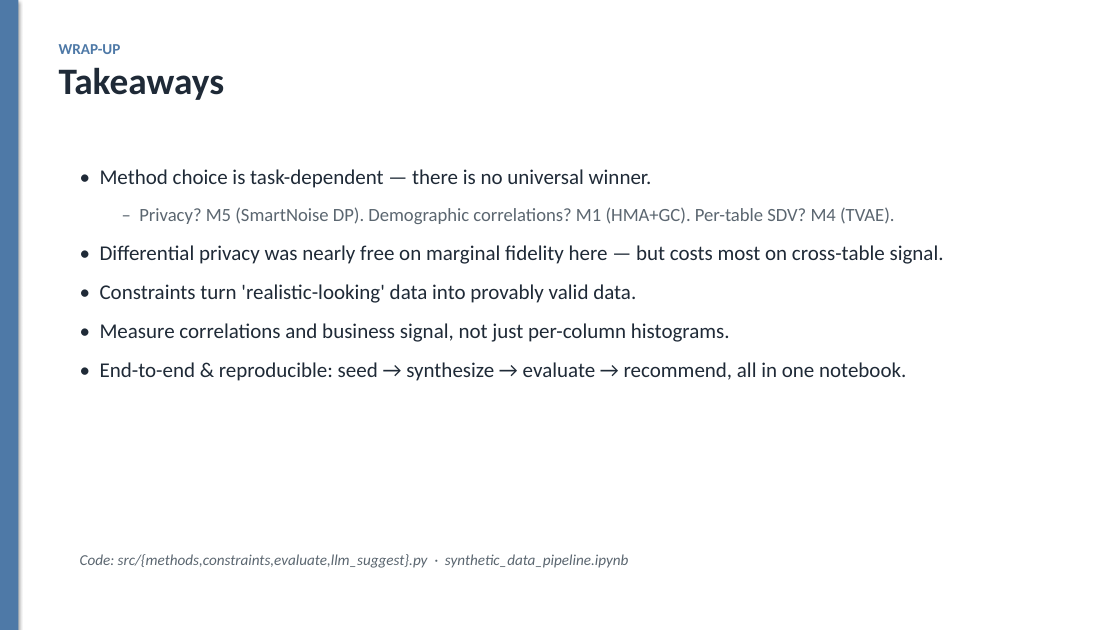
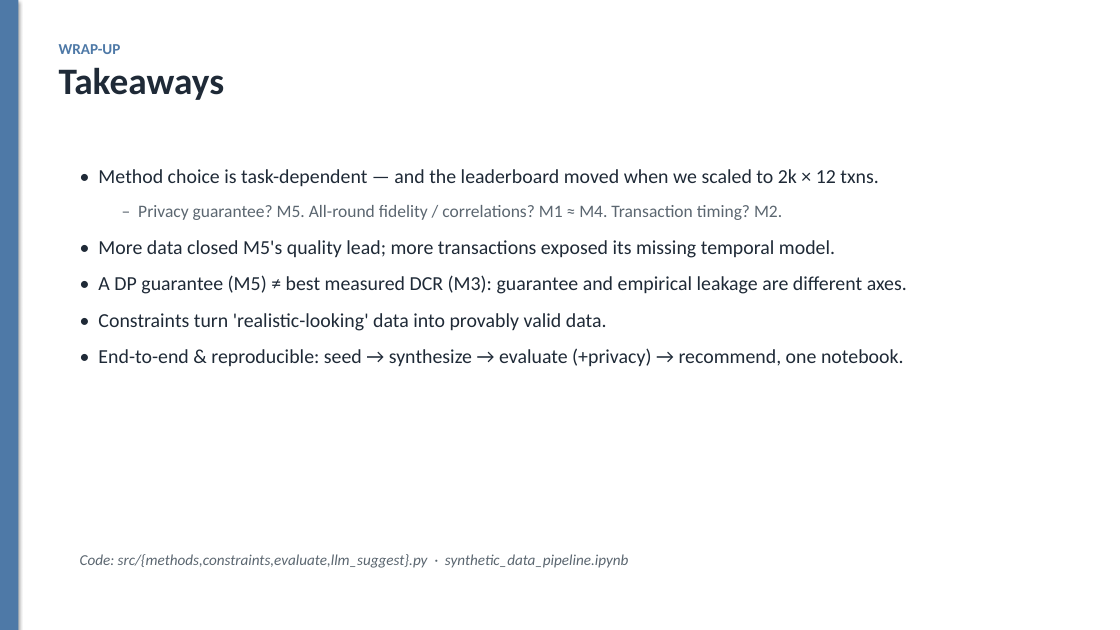
Before and after one commit to dylanwang2111/synthetic_data_gen, a slide deck: slide 19 of slides.pptx (slide 18 before the commit). Drawn at 1120x630 pixels with LibreOffice and Linux fonts; fonts in the diff are those of the drawing. Boxes give left, top, right and bottom in pixels: in the first picture for what was removed or moved away, otherwise in the second. Text is boxed around its words. In the diff, an @@ line names an element or a change of style, - is before the commit and + after.

```diff
--- a/slides.pptx
+++ b/slides.pptx
@@ text at (x1=98, y1=169, x2=907, y2=294): text changed; size 18 to 17 pt @@
-• Method choice is task-dependent — there is no universal winner.
-  – Privacy? M5 (SmartNoise DP). Demographic correlations? M1 (HMA+GC). Per-table SDV? M4 (TVAE).
-• Differential privacy was nearly free on marginal fidelity here — but costs most on cross-table signal.
+• Method choice is task-dependent — and the leaderboard moved when we scaled to 2k × 12 txns.
+  – Privacy guarantee? M5. All-round fidelity / correlations? M1 ≈ M4. Transaction timing? M2.
+• More data closed M5's quality lead; more transactions exposed its missing temporal model.
+• A DP guarantee (M5) ≠ best measured DCR (M3): guarantee and empirical leakage are different axes.
@@ text at (x1=98, y1=313, x2=607, y2=331): size 18 to 17 pt in "• Constraints turn 'realistic-looking' data into provably ..."; less space between paragraphs @@
@@ text at (x1=98, y1=348, x2=904, y2=367): text changed; size 18 to 17 pt @@
-• Measure correlations and business signal, not just per-column histograms.
-• End-to-end & reproducible: seed → synthesize → evaluate → recommend, all in one notebook.
+• End-to-end & reproducible: seed → synthesize → evaluate (+privacy) → recommend, one notebook.
```
Also in this commit, not shown: 6 other slides changed, 1 slide added, 37 other files.
